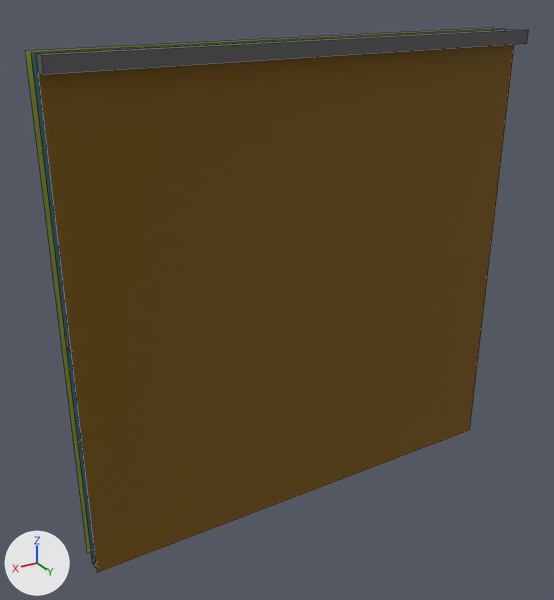
A saved change to the FBX model Ripple Effect/Assets/Resources/Models/RoomModels/RE_CellWindows.FBX.
One viewpoint serves both versions: a 50 mm lens placed at (1.49, 2.25, 1.12), pointed at (0.11, -0.05, -0.03). Arrows for +X, +Y and +Z are at lower left; the lights stay in place. Mesh edges are drawn as thin lines. Where no turn or scale is listed for an object, it has been applied to the vertices.

Objects in the first picture: 'RE_CellWindows'.
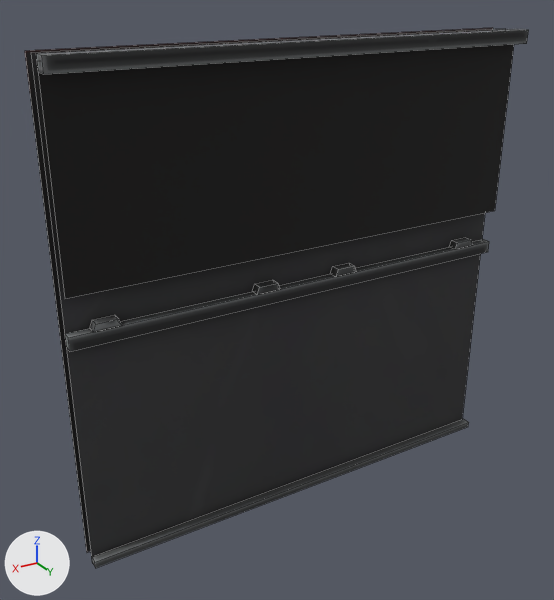
What differs and where, as boxes (x1, y1, x2, y2) in the pictures (554 x 600 px; the box of a moved part takes in the faces that stretch with it):
'RE_CellWindows', surface changed, reshaped (brown to black): before (25, 28, 528, 572); after (25, 28, 528, 568)
part 1 of me_mesh, moved or reshaped: before (36, 44, 514, 572); after (37, 44, 514, 298)

The change in detail:
Picture 'Albedo_Matte.png' (img_albedo_matte_png) is new.
Picture 'Albedo_Glass.png' (img_albedo_glass_png) is new.
Picture 'Albedo_Metal.png' (img_albedo_metal_png) is new.
Picture 'Albedo_Wood.png' (img_albedo_wood_png) is new.
In material 'Wood' (mat_wood), base_color is no longer (0.184, 0.0902, 0.0), dark yellow #775500.
In material 'Wood' (mat_wood), texture is now set to img_albedo_wood_png, with its transparency.
In material 'Metal' (mat_metal), base_color is no longer (0.106, 0.106, 0.106), dark grey #5c5c5c.
In material 'Metal' (mat_metal), texture is now set to img_albedo_metal_png, with its transparency.
In material 'Glass' (mat_glass), base_color is no longer (0.0706, 0.22, 0.302), cyan #4b8195.
In material 'Glass' (mat_glass), texture is now set to img_albedo_glass_png, with its transparency.
In material 'Matte' (mat_matte), base_color is no longer (0.388, 0.475, 0.051), green #a7b740.
In material 'Matte' (mat_matte), texture is now set to img_albedo_matte_png, with its transparency.
me_mesh has 68 vertices, 45 faces and spans x -0.93..0.93, y -0.09..0.09, z -0.91..0.91.
me_mesh is used by ob_re_cellwindows; location (0.0, 0.0, 0.0).
Part 1, on me_mesh:
Vertex 0 of me_mesh moves from (-0.92, 0.03, 0.91) at pixel (515, 29) to (-0.92, 0.03, 0.89).
Vertex 1 of me_mesh moves from (0.93, 0.03, 0.91) at pixel (35, 54) to (0.93, 0.03, 0.89) at pixel (36, 61).
Vertex 2 of me_mesh moves from (0.93, 0.03, -0.91) at pixel (96, 572) to (0.93, 0.03, 0.18) at pixel (64, 298).
Vertex 3 of me_mesh moves from (-0.92, 0.03, -0.91) at pixel (469, 429) to (-0.92, 0.03, 0.18) at pixel (494, 210).
